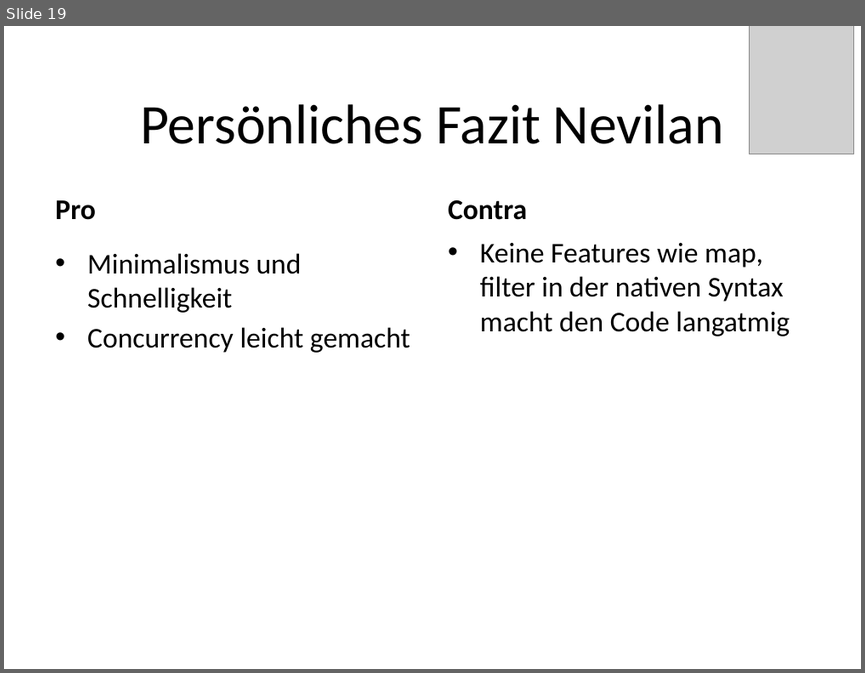
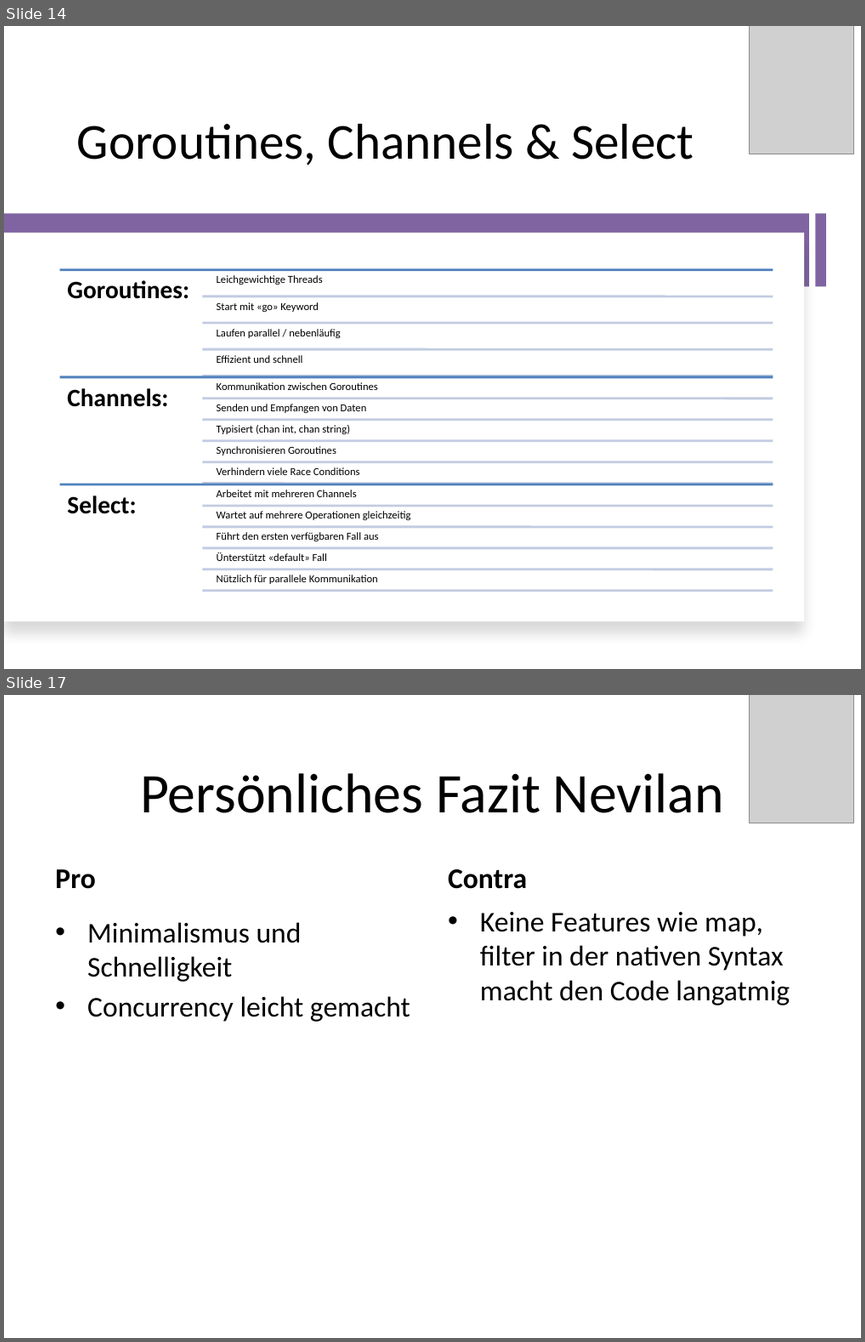
Before and after one commit to RatedNextGen/pcp-go, a slide deck: presentation/GO-Präsi.pptx. Shown one above the other, each under a label of ours: slide 19 before the commit, slides 14 and 17 after it; the slides between them are not shown. The pictures are 865x673 and 865x1342 pixels, drawn with LibreOffice and Linux fonts; fonts in the diff are those of the drawing; grey boxes stand for pictures. Boxes give left, top, right and bottom in pixels: in the first picture for what was removed or moved away, otherwise in the second. Text is boxed around its words. In the diff, an @@ line names an element or a change of style, - is before the commit and + after.

```diff
--- a/presentation/GO-Präsi.pptx
+++ b/presentation/GO-Präsi.pptx
@@ slide 14 added at box(4, 26, 861, 669), background #FFFFFF @@
@@ picture added at box(749, 26, 854, 154) @@
@@ title added at box(77, 124, 693, 165), 42.3 pt, text #000000 @@
+Goroutines, Channels & Select
@@ rectangle added at box(4, 214, 810, 286), fill #8064A2 @@
@@ rectangle added at box(815, 213, 825, 286), fill #8064A2 @@
@@ rectangle added at box(4, 233, 804, 622), fill #FFFFFF @@
@@ group added at box(60, 269, 772, 590): 17 lines, 17 texts @@
+Goroutines:
+Leichgewichtige Threads
+Start mit «go» Keyword
+Laufen parallel / nebenläufig
+Effizient und schnell
+Channels:
+Kommunikation zwischen Goroutines
+Senden und Empfangen von Daten
+Typisiert (chan int, chan string)
+Synchronisieren Goroutines
+Verhindern viele Race Conditions
+Select:
+Arbeitet mit mehreren Channels
+Wartet auf mehrere Operationen gleichzeitig
+Führt den ersten verfügbaren Fall aus
+Ünterstützt «default» Fall
+Nützlich für parallele Kommunikation
@@ what was slide 19 is now slide 17 @@
```
Also in this commit, not shown: 10 slides changed, 4 other slides added, 7 slides removed, 12 other files.
